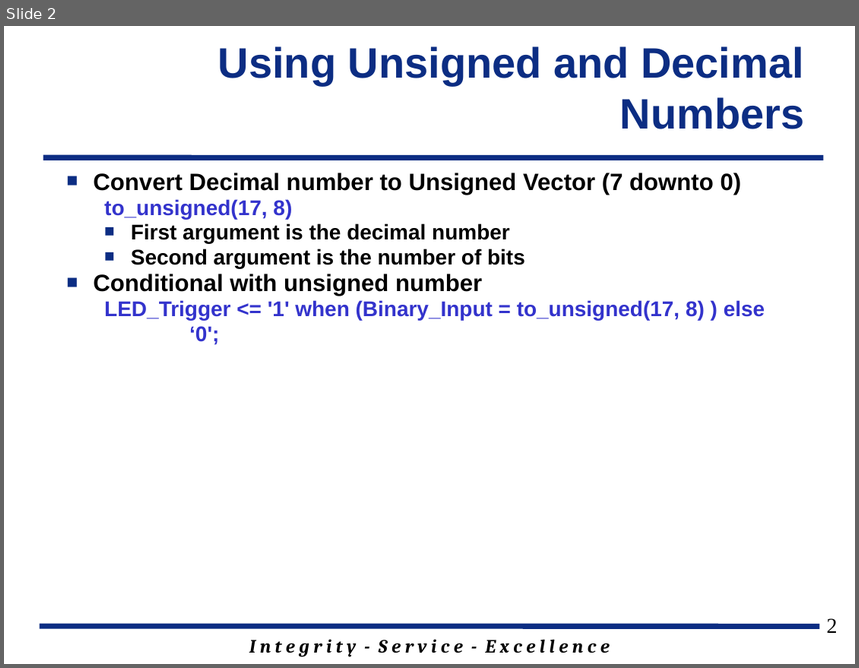
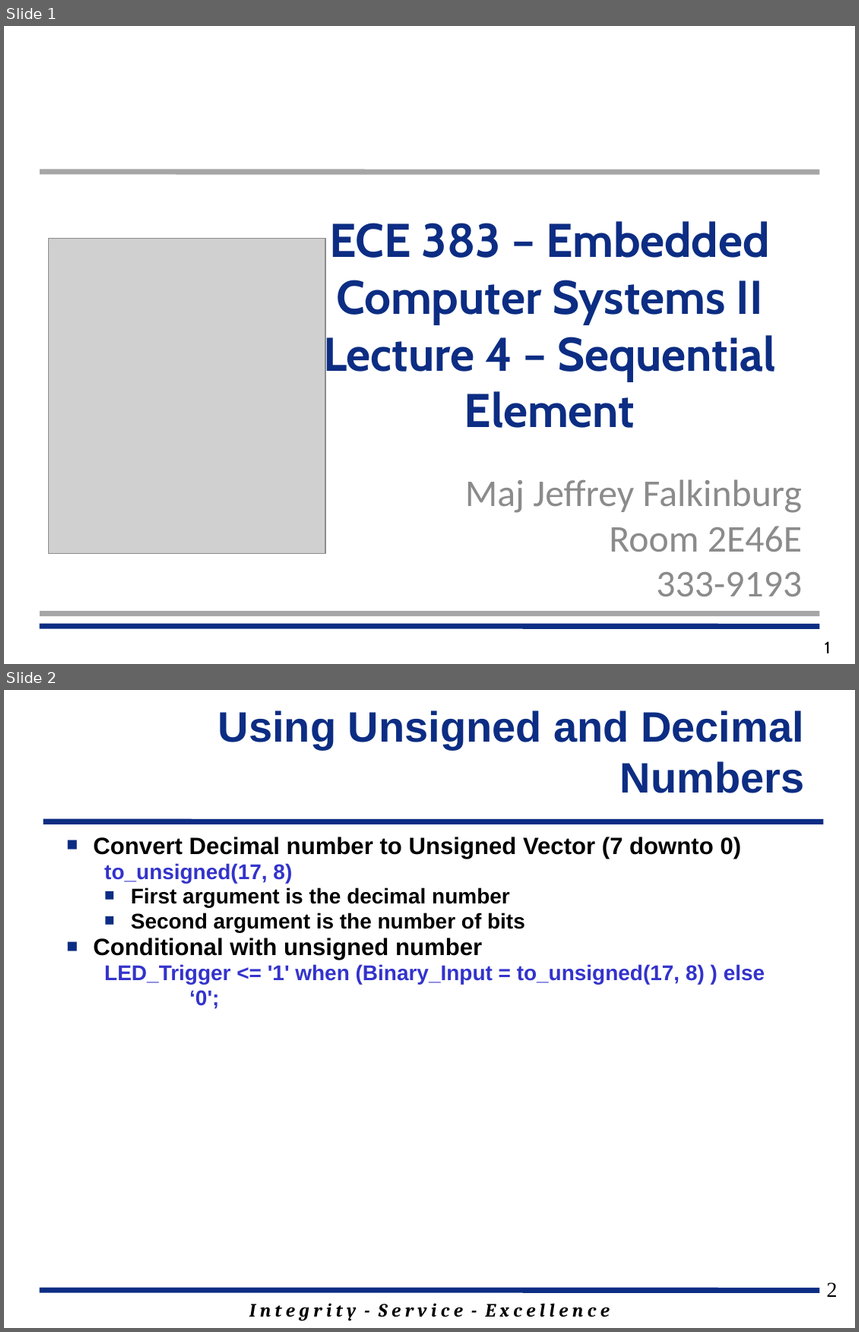
Before and after one commit to jfalkinburg/ECE383_web, a slide deck: lecture/slides/ECE_383_Lec4.pptx. Shown one above the other, each under a label of ours: slide 2 before the commit, slides 1 and 2 after it. The pictures are 859x668 and 859x1332 pixels, drawn with LibreOffice and Linux fonts; fonts in the diff are those of the drawing; grey boxes stand for pictures; background and template pictures are left out. Boxes give left, top, right and bottom in pixels: in the first picture for what was removed or moved away, otherwise in the second. Text is boxed around its words. In the diff, an @@ line names an element or a change of style, - is before the commit and + after.

```diff
--- a/lecture/slides/ECE_383_Lec4.pptx
+++ b/lecture/slides/ECE_383_Lec4.pptx
@@ slide 1 added at bbox=[4, 26, 855, 664], background #FFFFFF @@
@@ line added from (40, 172) to (819, 172), #A6A6A6 4.5 pt @@
@@ text added at bbox=[323, 221, 775, 428], 40 pt, text #0C2D83, bold @@
+ECE 383 – Embedded Computer Systems II
+Lecture 4 – Sequential Element
@@ picture added at bbox=[49, 239, 325, 555] @@
@@ subtitle added at bbox=[465, 480, 802, 597], 32 pt, text #8C8C8C @@
+Maj Jeffrey Falkinburg
+Room 2E46E
+333-9193
@@ line added from (40, 614) to (819, 614), #A6A6A6 4.5 pt @@
@@ line added from (40, 627) to (819, 627), #0C2D83 4.5 pt @@
@@ page number added at bbox=[825, 642, 831, 654], 14 pt, text #000000 @@
+1
```
Also in this commit, not shown: 7 slides changed, 3 other slides added, 1 slide removed, 3 other files.
